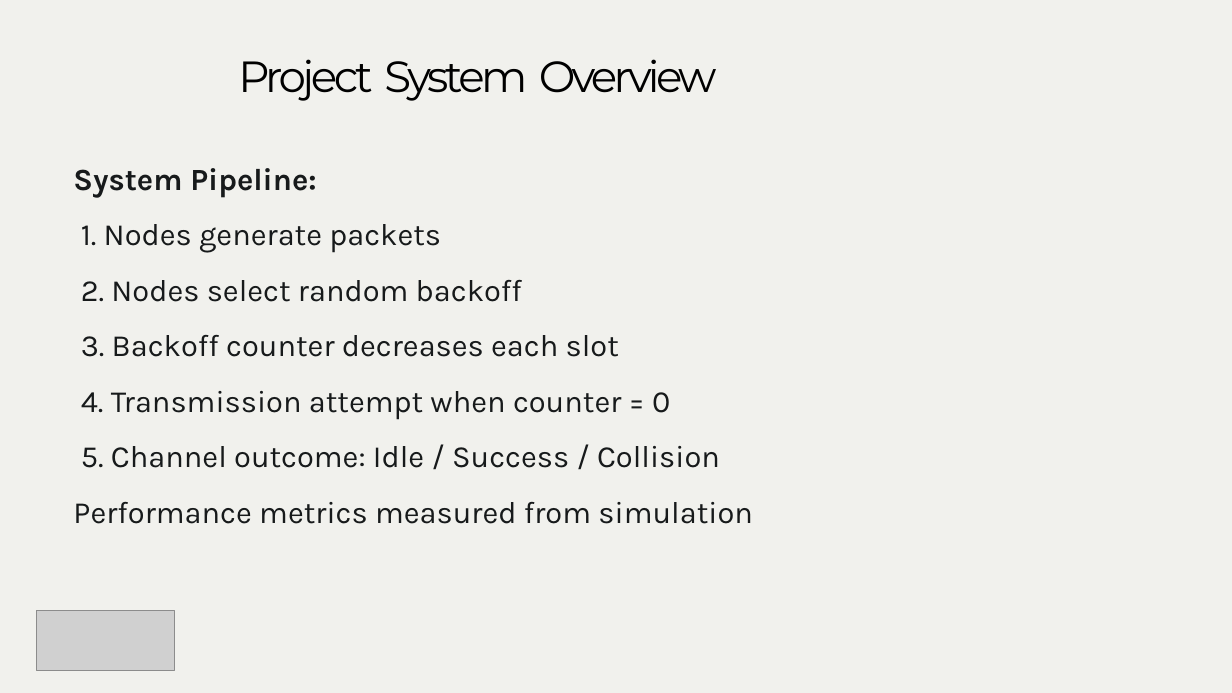
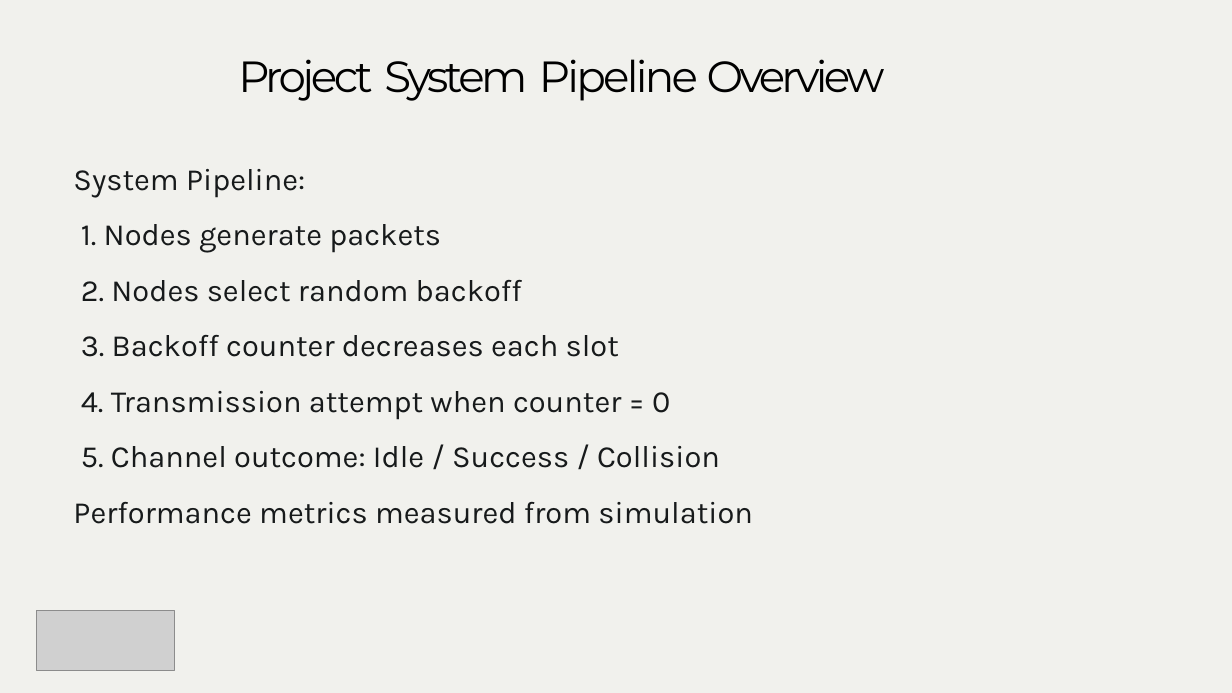
Before and after one commit to pratika719/beb-probabilistic-network-simulator, a slide deck: slide 4 of g13_s1_net/Milestone-3_s1_g13_net/PPT for video/Milestone 3_ppt.pptx. Drawn at 1232x693 pixels with LibreOffice and Linux fonts; fonts in the diff are those of the drawing; grey boxes stand for pictures; background and template pictures are left out. Boxes give left, top, right and bottom in pixels: in the first picture for what was removed or moved away, otherwise in the second. Text is boxed around its words. In the diff, an @@ line names an element or a change of style, - is before the commit and + after.

```diff
--- a/g13_s1_net/Milestone-3_s1_g13_net/PPT for video/Milestone 3_ppt.pptx
+++ b/g13_s1_net/Milestone-3_s1_g13_net/PPT for video/Milestone 3_ppt.pptx
@@ title at bbox=[238, 59, 885, 101]: text changed @@
-Project System Overview
+Project System Pipeline Overview
@@ text at bbox=[73, 169, 305, 198]: bold off in "System Pipeline:" @@
```
Also in this commit, not shown: 5 other slides changed, 5 slides added, 5 slides removed, 3 other files.
